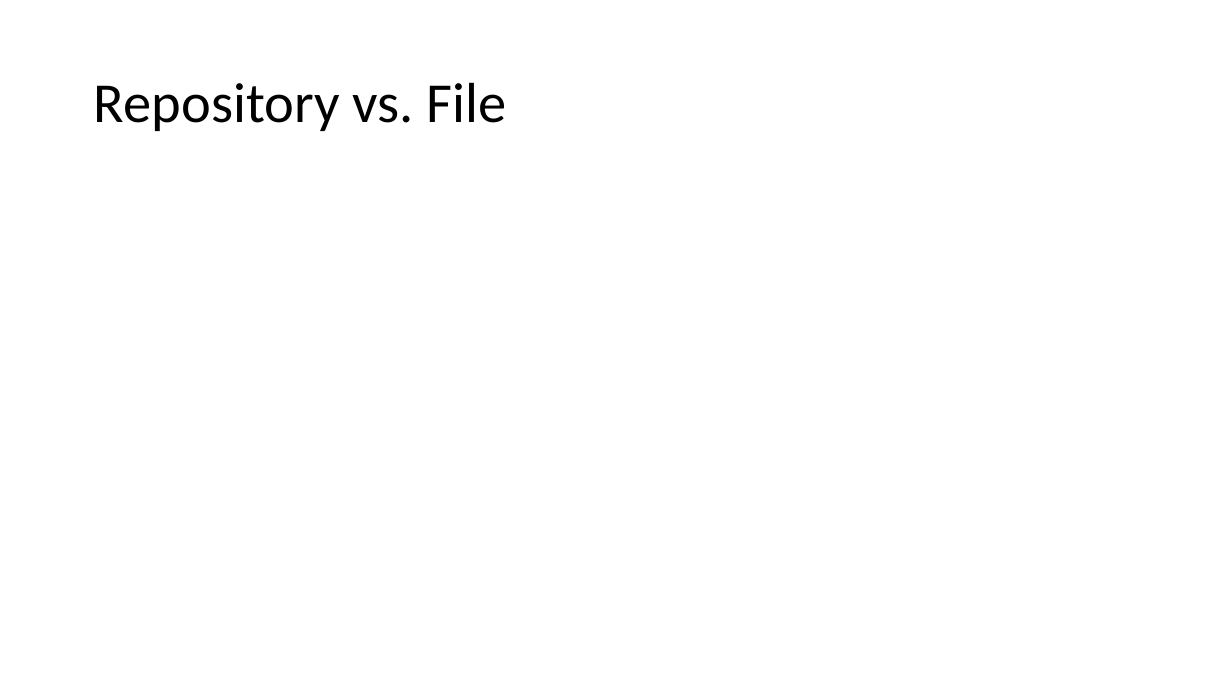
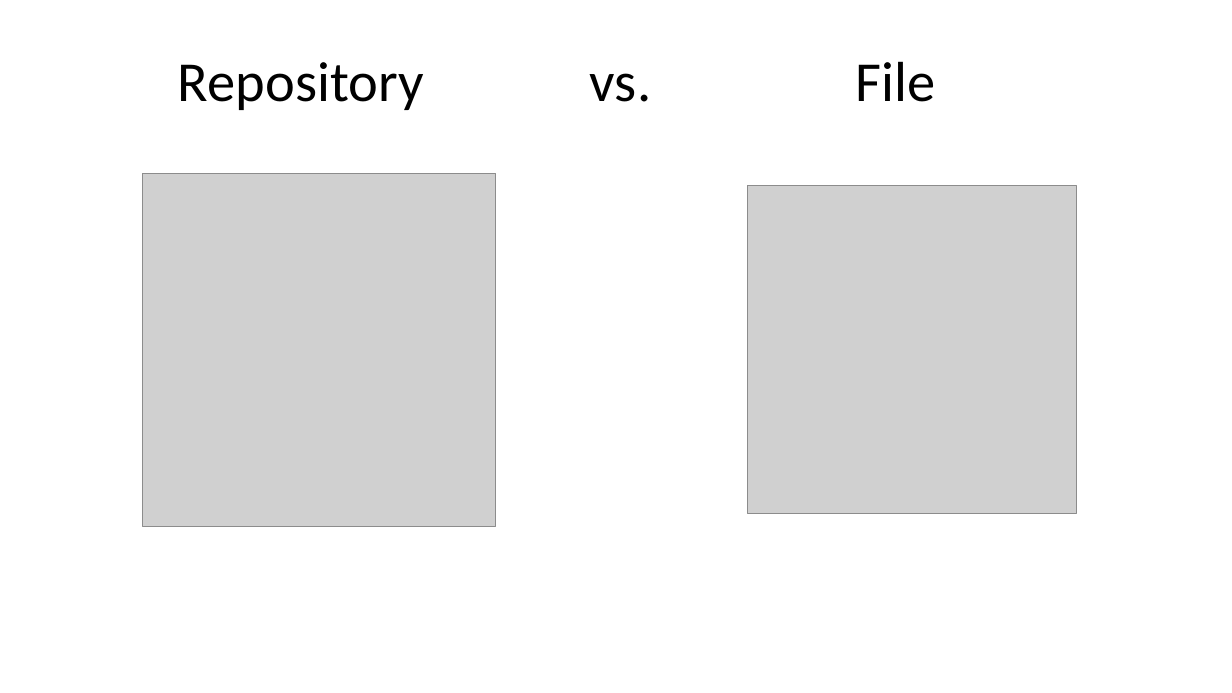
Before and after one commit to jbm950/personal_projects, a slide deck: slide 6 of git_presentation/git_presentation.pptx. Drawn at 1232x693 pixels with LibreOffice and Linux fonts; fonts in the diff are those of the drawing; grey boxes stand for pictures. Boxes give left, top, right and bottom in pixels: in the first picture for what was removed or moved away, otherwise in the second. Text is boxed around its words. In the diff, an @@ line names an element or a change of style, - is before the commit and + after.

```diff
--- a/git_presentation/git_presentation.pptx
+++ b/git_presentation/git_presentation.pptx
@@ title "Repository vs. File": place and size @@
-title "Repository vs. File" at [94,82,507,131]
+title "Repository vs. File" at [178,61,935,110]
@@ title "Repository vs. File" at [178,61,935,110]: alignment left to centre @@
@@ picture added at [142,174,495,527] @@
@@ picture added at [748,186,1076,514] @@
```
Also in this commit, not shown: 3 other slides changed.
